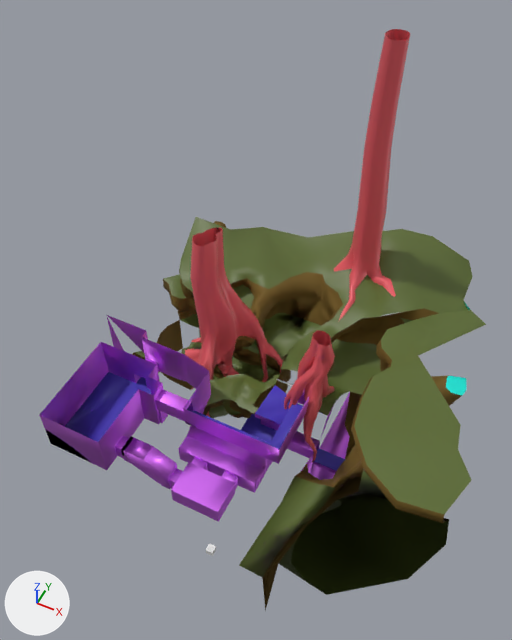
Two versions of the Blender file data/levels/warren/models/warren.blend, one commit apart.
Rendered twice from a camera (50 mm lens) standing at (1595.0, -3352.0, 6201.0) and looking at (-379.0, 595.0, 1267.0). Arrows for +X, +Y and +Z are at lower left; the lights stay in place.

The older version as bpy lines, for what is in view:
```python
me_bsp_mesh = bpy.data.meshes.new('bsp_mesh')
me_bsp_mesh.from_pydata(...)  # 2603 vertices, 3831 faces; spans x -2120.0..1656.0, y -1647.0..2498.0, z -752.0..3591.0
# faces by material slot: [218, 93, 1, 8, 8, 654, 1409, 1440]
me_bsp_mesh.materials.append(mat_example_tutorial_metal)
me_bsp_mesh.materials.append(mat_example_tutorial_plate_floor)
me_bsp_mesh.materials.append(mat_example_tutorial_ladder)  # its picture is missing
me_bsp_mesh.materials.append(mat_example_tutorial_lights_blue)  # its picture is missing
me_bsp_mesh.materials.append(mat_sky)  # cyan #00e7d8
me_bsp_mesh.materials.append(mat_warren_ground)  # dark green #5a692f
me_bsp_mesh.materials.append(mat_warren_cliff)  # brown #745d2f
me_bsp_mesh.materials.append(mat_warren_tree)  # red #e75c65
ob_bsp = bpy.data.objects.new('bsp', me_bsp_mesh)
ob_bsp.parent = ob_frame
ob_bsp.matrix_parent_inverse = Matrix(((1.0, 0.0, 0.0, 0.0), (0.0, 1.0, 0.0, 1076.0), (0.0, 0.0, 1.0, 0.0), (0.0, 0.0, 0.0, 1.0)))
ob_bsp.location = (196.3, 82.67, -70.59)
_m = ob_bsp.modifiers.new('EdgeSplit', 'EDGE_SPLIT')
_m.use_edge_angle = False
_m = ob_bsp.modifiers.new('Triangulate', 'TRIANGULATE')
```
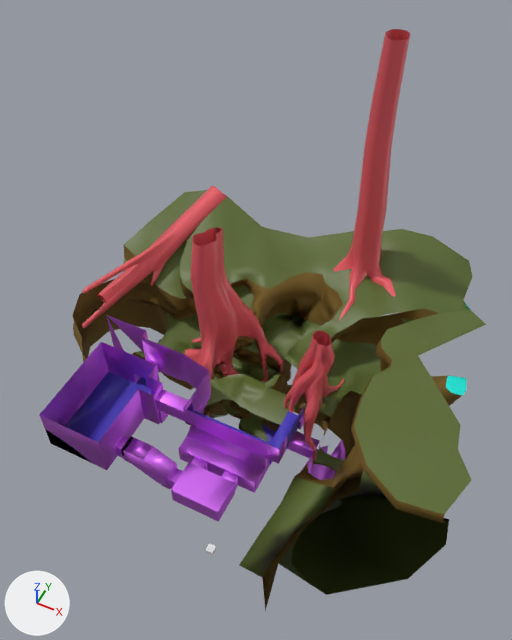
Commit message: Terrain modeling

Boxes [x1, y1, x2, y2] around the edits, measured in the pictures (512 x 640 px):
```json
{"part": 1, "of": "me_bsp_mesh", "change": "built on", "before": [157, 217, 367, 480], "after": [72, 186, 380, 480]}
```

Scene script edits in JSON lines:
```json
{"block": "me_bsp_mesh", "where": "# used by ob_bsp; parent = ob_frame; location = (196.3, 82.67, -70.59)"}
{"op": "remove", "block": "me_bsp_mesh", "code": "me_bsp_mesh.from_pydata(...)  # 2603 vertices, 3831 faces; spans x -2120.0..1656.0, y -1647.0..2498.0, z -752.0..3591.0"}
{"op": "add", "block": "me_bsp_mesh", "code": "me_bsp_mesh.from_pydata(...)  # 2998 vertices, 4684 faces; spans x -2783.0..1656.0, y -1647.0..2498.0, z -1065.0..3591.0"}
{"block": "me_bsp_mesh", "change": "me_bsp_mesh part 1: 26 vertices moved from x -1939.0..727.0, y -591.0..1080.0, z -752.0..962.0 to x -2017.0..718.0, y -589.0..997.0, z -1065.0..947.0; 132 vertices removed from x -2059.0..600.0, y -38.0..1765.0, z -749.0..1485.0; 531 vertices added at x -2783.0..663.0, y -311.0..2296.0, z -1062.0..1486.0"}
```
